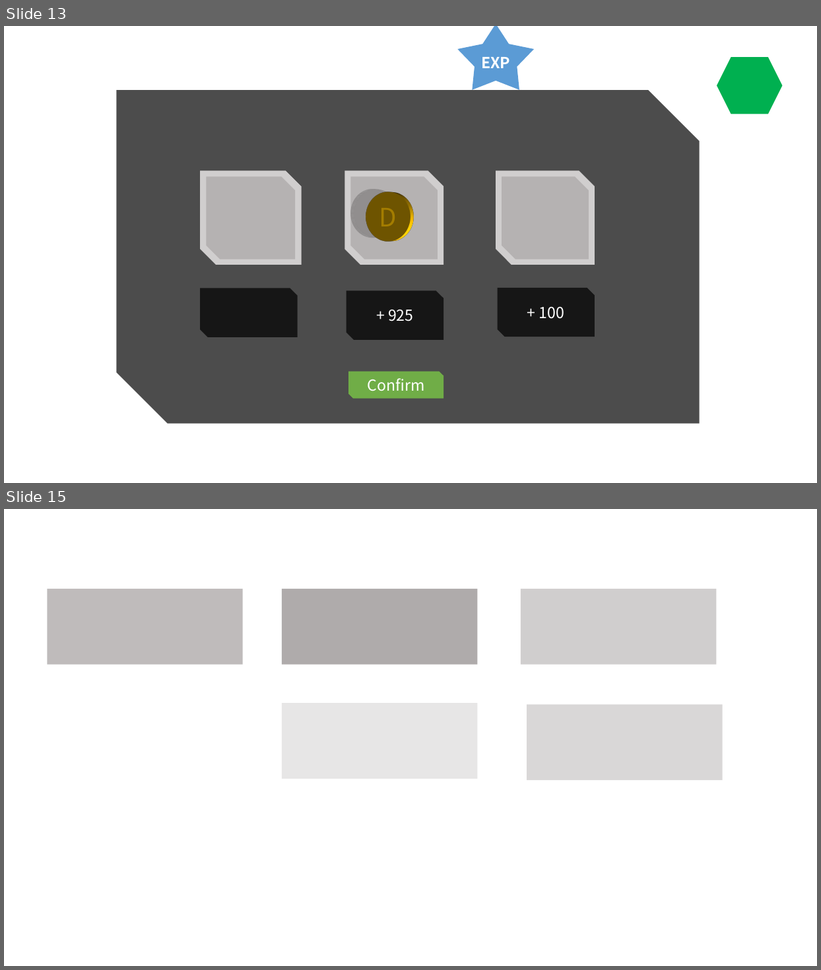
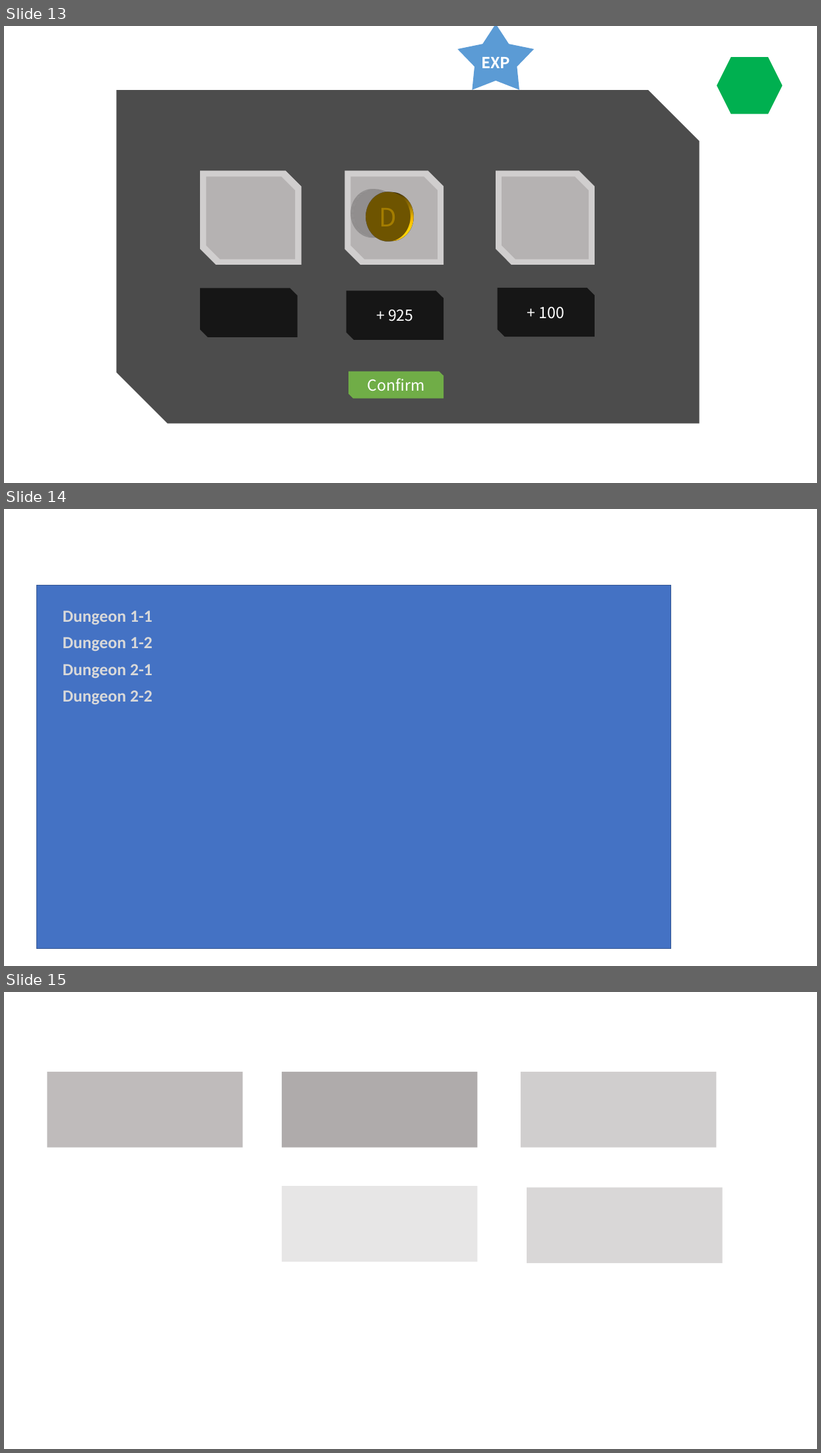
Before and after one commit to Seoha57/SW, a slide deck: Projects/SW_Design/UI/UI_design.pptx. Shown one above the other, each under a label of ours: slides 13 and 15 before the commit, slides 13, 14 and 15 after it; the slides between them are not shown. The pictures are 821x970 and 821x1453 pixels, drawn with LibreOffice and Linux fonts; fonts in the diff are those of the drawing. Boxes give left, top, right and bottom in pixels: in the first picture for what was removed or moved away, otherwise in the second. Text is boxed around its words. In the diff, an @@ line names an element or a change of style, - is before the commit and + after.

```diff
--- a/Projects/SW_Design/UI/UI_design.pptx
+++ b/Projects/SW_Design/UI/UI_design.pptx
@@ slide 14 added at bbox=[4, 509, 817, 966], background #FFFFFF @@
@@ rectangle added at bbox=[36, 586, 671, 949], fill #4472C4, outline #325491 1 pt @@
@@ text added at bbox=[63, 611, 152, 625], 20 pt, text #D9D9D9, bold @@
+Dungeon 1-1
@@ text added at bbox=[63, 637, 152, 652], 20 pt, text #D9D9D9, bold @@
+Dungeon 1-2
@@ text added at bbox=[63, 664, 152, 679], 20 pt, text #D9D9D9, bold @@
+Dungeon 2-1
@@ text added at bbox=[63, 691, 152, 705], 20 pt, text #D9D9D9, bold @@
+Dungeon 2-2
```
Also in this commit, not shown: 1 slide removed, 14 other files.
